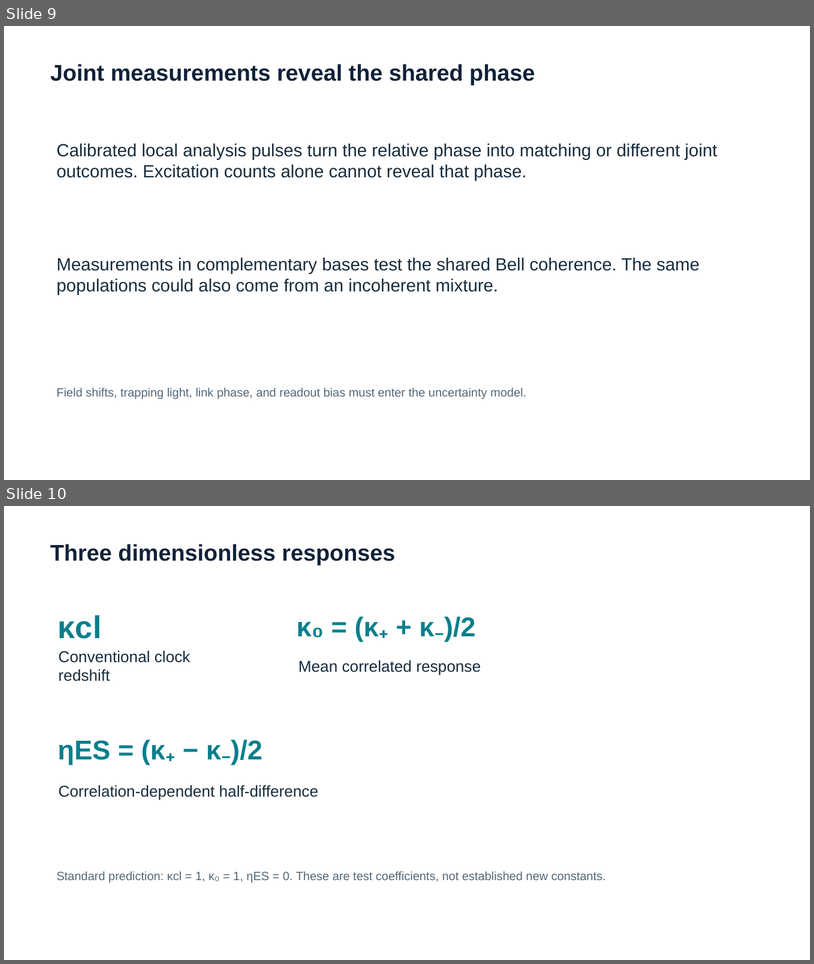
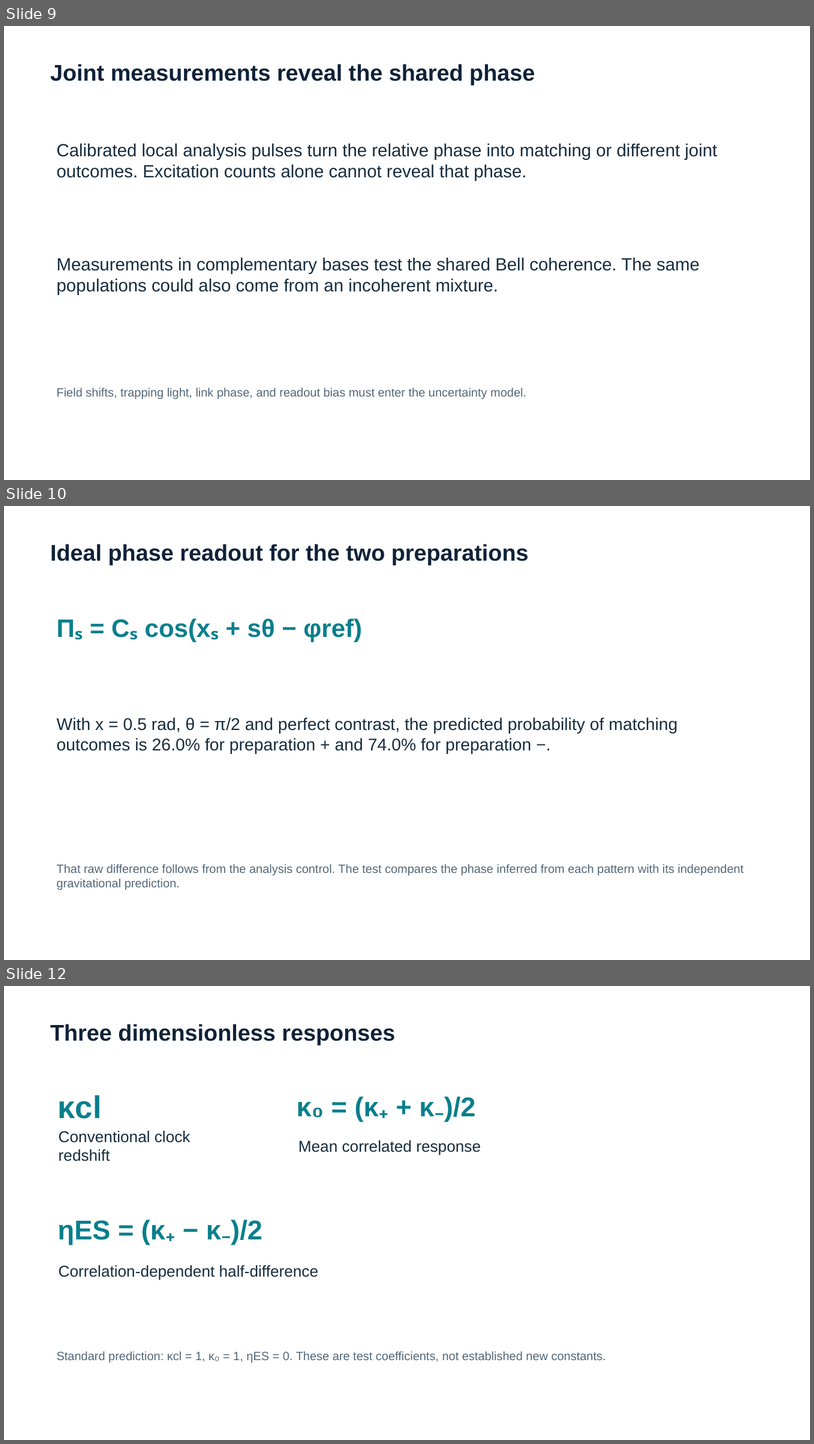
Before and after one commit to pestypig/casimirbot-, a slide deck: .codex-build/ytterbium-clock-proposal/candidate.pptx. Shown one above the other, each under a label of ours: slides 9 and 10 before the commit, slides 9, 10 and 12 after it; the slides between them are not shown. The pictures are 814x964 and 814x1444 pixels, drawn with LibreOffice and Linux fonts; fonts in the diff are those of the drawing. Boxes give left, top, right and bottom in pixels: in the first picture for what was removed or moved away, otherwise in the second. Text is boxed around its words. In the diff, an @@ line names an element or a change of style, - is before the commit and + after.

```diff
--- a/.codex-build/ytterbium-clock-proposal/candidate.pptx
+++ b/.codex-build/ytterbium-clock-proposal/candidate.pptx
@@ slide 10 added at (4, 506, 810, 960), background #FFFFFF @@
@@ text added at (50, 544, 529, 565), 27 pt, text #102238, bold @@
+Ideal phase readout for the two preparations
@@ text added at (145, 618, 362, 642), 30 pt, text #087F8C, bold @@
+Πₛ = Cₛ cos(xₛ + sθ − φref)
@@ text added at (57, 717, 678, 754), 20.2 pt, text #172C3D @@
+With x = 0.5 rad, θ = π/2 and perfect contrast, the predicted probability of matching outcomes is 26.0% for preparation + and 74.0% for preparation −.
@@ text added at (57, 864, 744, 889), 14.2 pt, text #536778 @@
+That raw difference follows from the analysis control. The test compares the phase inferred from each pattern with its independent gravitational prediction.
@@ what was slide 10 is now slide 12 @@
```
Also in this commit, not shown: 2 slides changed, 1 other slide added, 9 other files.
